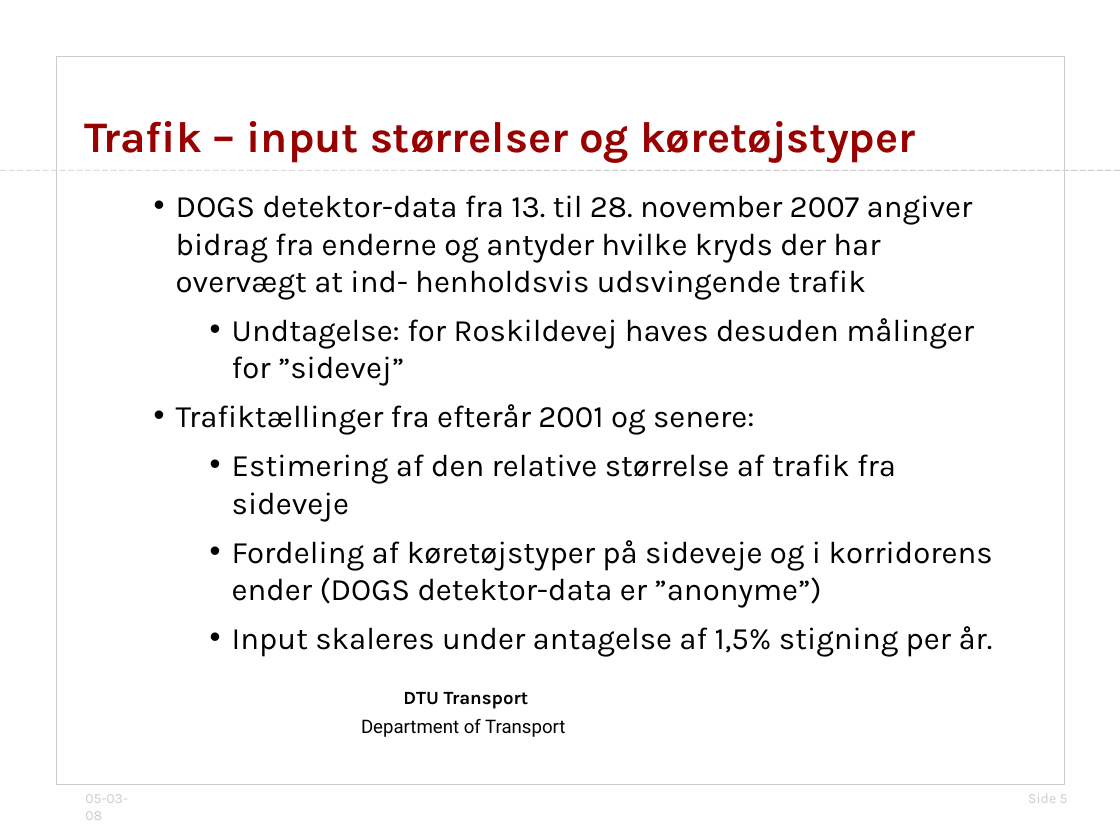
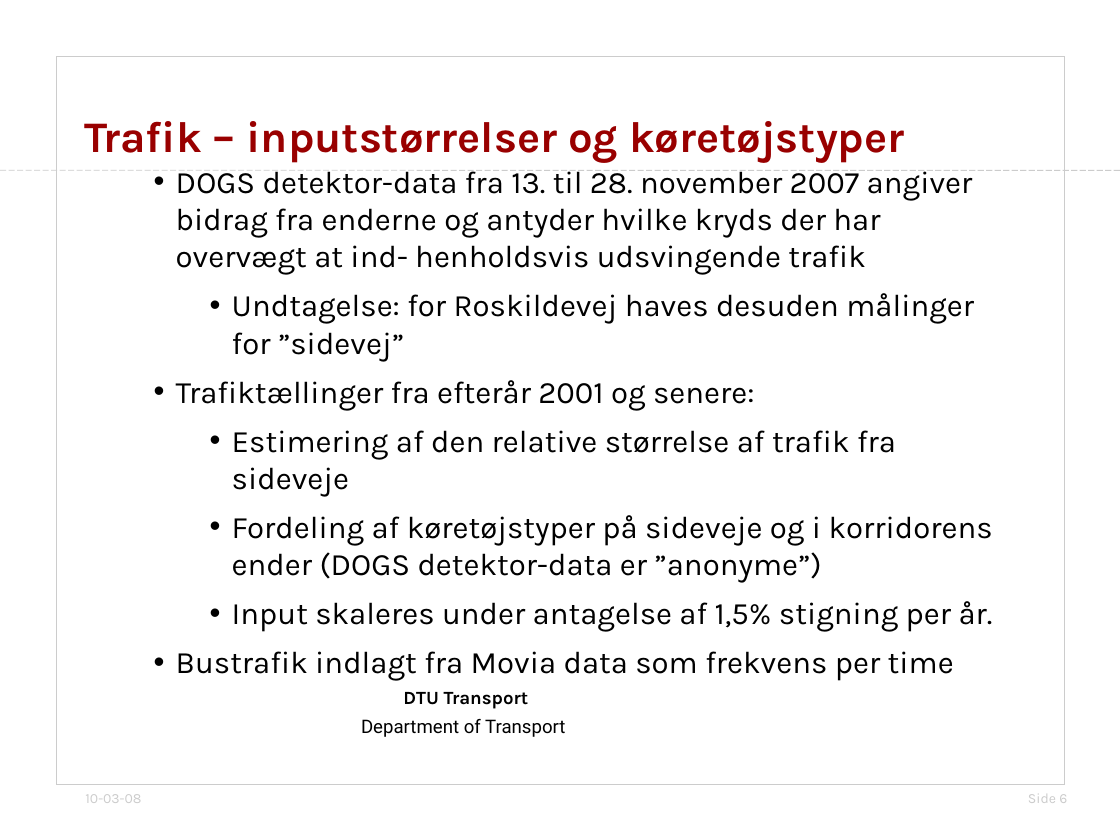
Before and after one commit to jonyonyx/greenwaves, a slide deck: slide 6 of thesis/præsentation_simulering_dogs.odp (slide 5 before the commit). Drawn at 1120x840 pixels with LibreOffice and Linux fonts; fonts in the diff are those of the drawing; background and template pictures are left out. Boxes give left, top, right and bottom in pixels: in the first picture for what was removed or moved away, otherwise in the second. Text is boxed around its words. In the diff, an @@ line names an element or a change of style, - is before the commit and + after.

```diff
--- a/thesis/præsentation_simulering_dogs.odp
+++ b/thesis/præsentation_simulering_dogs.odp
@@ subtitle "DOGS detektor-data fra 13. til ...": place and size @@
-subtitle "DOGS detektor-data fra 13. til ..." at box(176, 195, 993, 657)
+subtitle "DOGS detektor-data fra 13. til ..." at box(176, 170, 993, 681)
@@ title at box(84, 121, 904, 163): spaces changed @@
-Trafik – input størrelser og køretøjstyper
+Trafik – inputstørrelser og køretøjstyper
@@ subtitle at box(176, 651, 954, 681): paragraph added @@
+• Bustrafik indlagt fra Movia data som frekvens per time
@@ text at box(85, 794, 141, 803): text changed @@
-05-03-08
+10-03-08
```
Also in this commit, not shown: 9 other slides changed, 1 slide removed, 5 other files.
